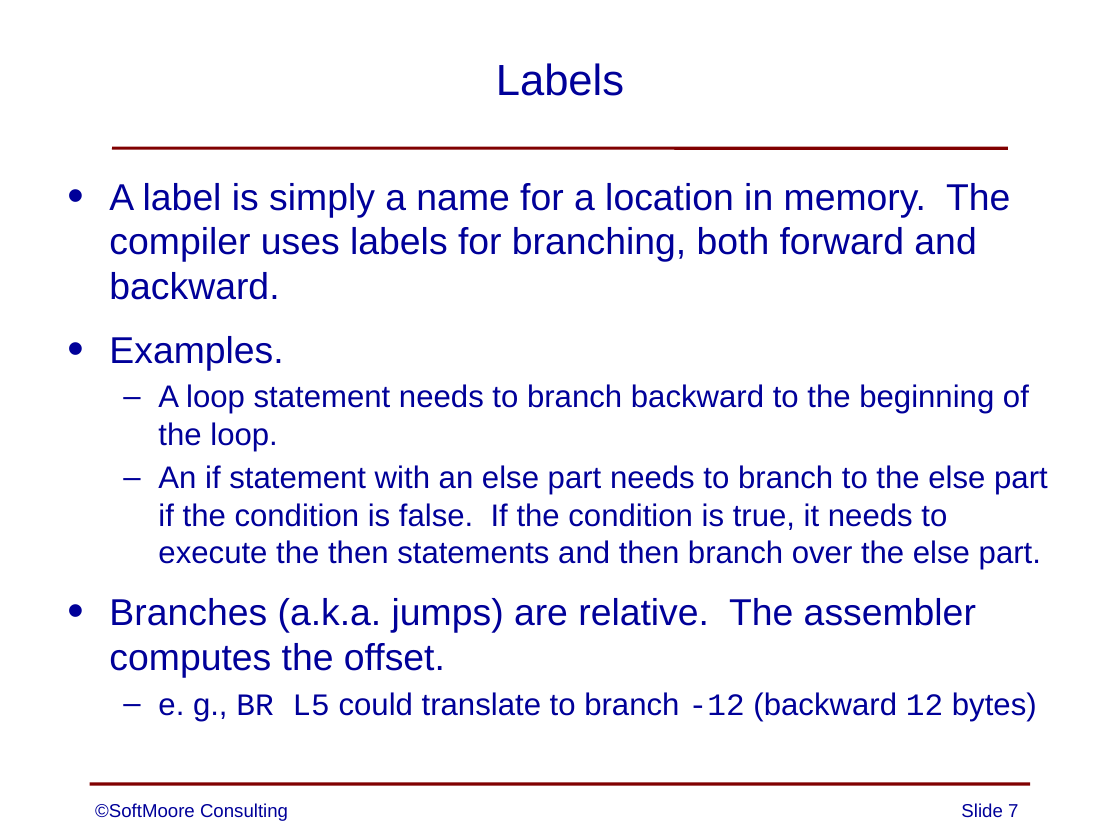
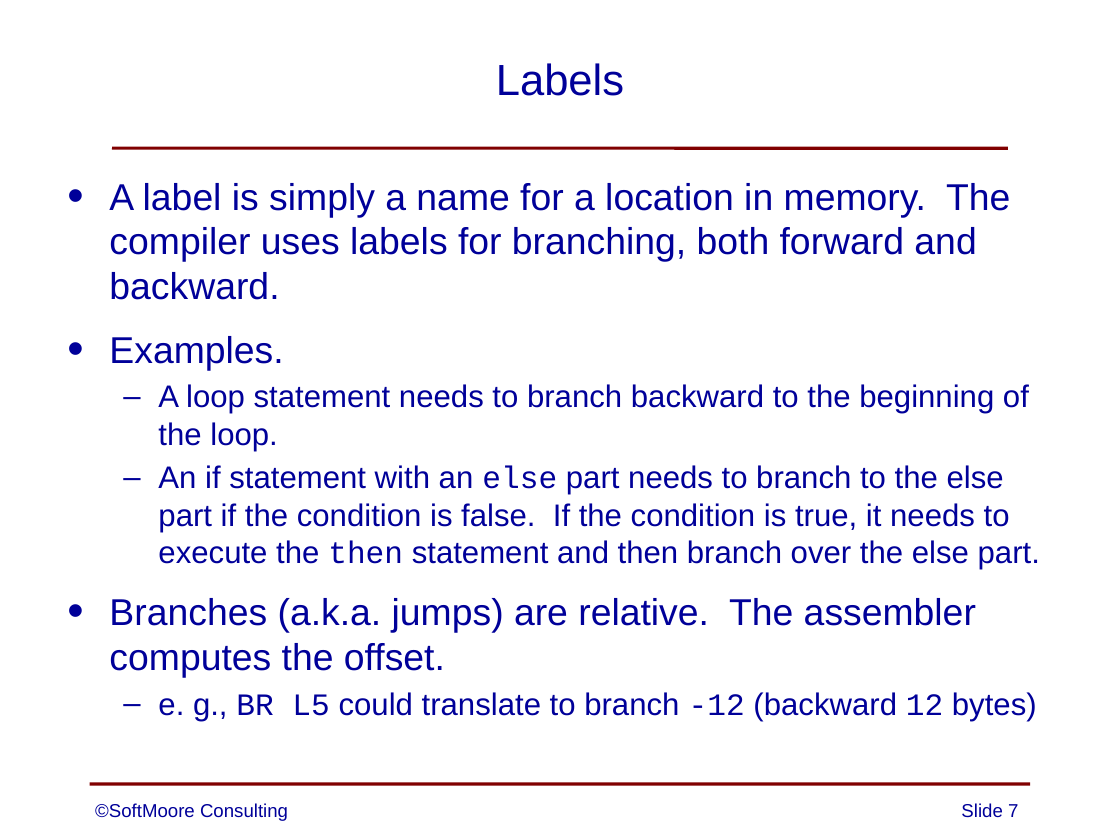
Before and after one commit to SoftMoore/CPRL-Kt-2nd, a slide deck: slide 7 of PowerPoints/11 - Code Generation.pptx. Drawn at 1120x840 pixels with LibreOffice and Linux fonts; fonts in the diff are those of the drawing. Boxes give left, top, right and bottom in pixels: in the first picture for what was removed or moved away, otherwise in the second. Text is boxed around its words. In the diff, an @@ line names an element or a change of style, - is before the commit and + after.

```diff
--- a/PowerPoints/11 - Code Generation.pptx
+++ b/PowerPoints/11 - Code Generation.pptx
@@ text at <box>158,465,1040,569</box>: text changed @@
-  – An if statement with an else part needs to branch to the else part if the condition is false. If the condition is true, it needs to execute the then statements and then branch over the else part.
+  – An if statement with an else part needs to branch to the else part if the condition is false. If the condition is true, it needs to execute the then statement and then branch over the else part.
```
Also in this commit, not shown: 4 other slides changed, 2 other files.
